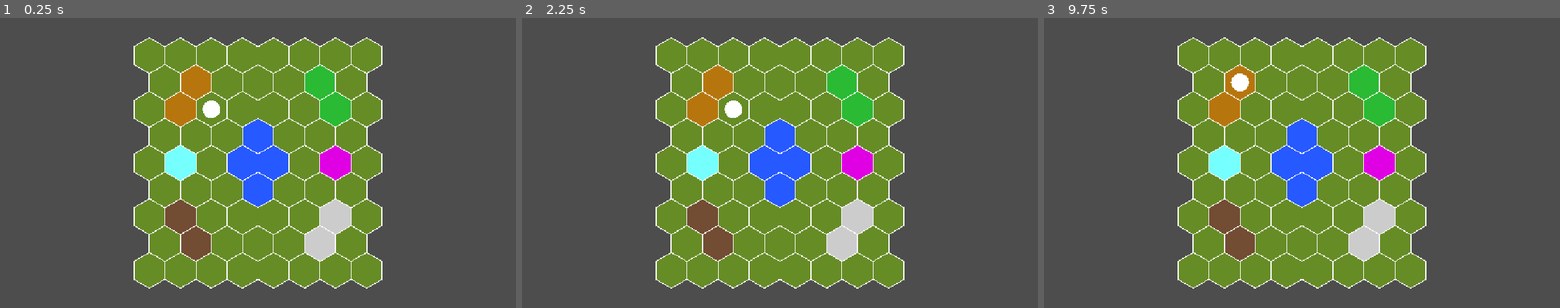
Above: before the commit, frames 1-3 (left to right).
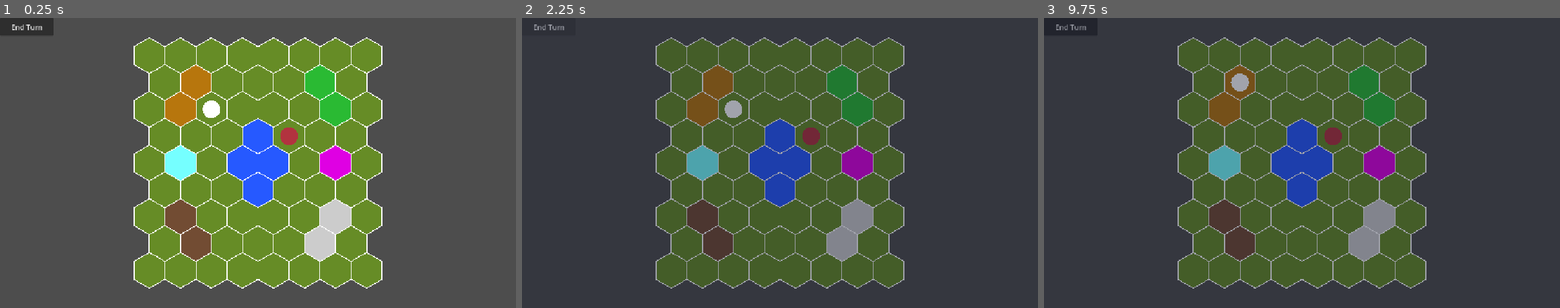
Above: after the commit, the same moments.

Repository: CookieZ0710/armello-lite
Game: Godot game, scene res://scenes/Main.tscn
Same seed, same stepped clock (60 frames per second), same inputs: the game is played once before the commit and once after it.
Inputs (mouse positions are in pixels of both pictures, inside the frame that each line leads up to):
- Up to frame 1 (0.25 s): no input
- Up to frame 2 (2.25 s): click (547, 26) at 0.5 s, where only the run after the commit has a clickable "End Turn"; click (547, 26) at 1.25 s, where only the run after the commit has a clickable "End Turn"; click (547, 26) at 2 s, where only the run after the commit has a clickable "End Turn"
- Up to frame 3 (9.75 s): tap Enter at 2.75, 4.25, 5.75 s; move the mouse to (1193, 55) at 2.77 s; click (1193, 55) at 2.92 s; tap Space at 3.5, 5, 6.5 s; move the mouse to (1224, 55) at 3.52 s; click (1224, 55) at 3.67 s; move the mouse to (1255, 55) at 4.27 s; click (1255, 55) at 4.42 s; move the mouse to (1286, 55) at 5.02 s; click (1286, 55) at 5.17 s; move the mouse to (1317, 55) at 5.77 s; click (1317, 55) at 5.92 s; move the mouse to (1348, 55) at 6.52 s; click (1348, 55) at 6.67 s; move the mouse to (1379, 55) at 7.27 s; click (1379, 55) at 7.42 s; move the mouse to (1410, 55) at 8.02 s; click (1410, 55) at 8.17 s; move the mouse to (1209, 81) at 8.77 s; click (1209, 81) at 8.92 s; move the mouse to (1240, 81) at 9.52 s; click (1240, 81) at 9.67 s

The runs differ from the first frame. In frame 1, 0.8% of the frame differs, in the area x 0-58%, y 0-44%; in frame 2, 39%; in frame 3, 39%, in the area x 0-75%, y 0-94%.

Commit message:
added turn end/night/placeholder bane

Diff:
--- /dev/null
+++ b/data/characters/placeholder_bane.tres
@@ -0,0 +1,11 @@
+[gd_resource type="Resource" script_class="CharacterData" format=3 uid="uid://ddjwvlwe0xqxc"]
+
+[ext_resource type="Script" uid="uid://c06efxbhxb5nc" path="res://scripts/data/character_data.gd" id="1_bnr2e"]
+
+[resource]
+script = ExtResource("1_bnr2e")
+fight = 4
+body = 4
+wits = 0
+spirit = 0
+metadata/_custom_type_script = "uid://c06efxbhxb5nc"
--- a/scenes/Main.tscn
+++ b/scenes/Main.tscn
@@ -4,3 +4,20 @@
 
 [node name="Main" type="Node2D" unique_id=1295409125]
 script = ExtResource("1_elqb8")
+
+[node name="CanvasLayer" type="CanvasLayer" parent="." unique_id=257339680]
+
+[node name="EndTurnButton" type="Button" parent="CanvasLayer" unique_id=1729141878]
+offset_right = 120.0
+offset_bottom = 40.0
+text = "End Turn"
+
+[node name="NightOverlay" type="ColorRect" parent="CanvasLayer" unique_id=396320373]
+visible = false
+anchors_preset = 15
+anchor_right = 1.0
+anchor_bottom = 1.0
+grow_horizontal = 2
+grow_vertical = 2
+mouse_filter = 2
+color = Color(0.0627451, 0.08235294, 0.16862746, 0.39215687)
--- /dev/null
+++ b/scenes/NPC.tscn
@@ -0,0 +1,8 @@
+[gd_scene format=3 uid="uid://bdsy34ryxkioh"]
+
+[ext_resource type="Script" uid="uid://ba1tkf7f73ome" path="res://scripts/entities/npc.gd" id="1_mhefn"]
+
+[node name="NPC" type="Area2D" unique_id=917090917]
+script = ExtResource("1_mhefn")
+
+[node name="Polygon2D" type="Polygon2D" parent="." unique_id=924562155]
--- /dev/null
+++ b/scripts/entities/npc.gd
@@ -0,0 +1,34 @@
+extends Area2D
+
+@export var character_data: CharacterData
+@export var radius: float = 20.0
+
+var current_health: int
+var max_health: int
+var fight: int
+
+func _ready() -> void:
+	var points = PackedVector2Array()
+
+	for i in range(20):
+		var angle = deg_to_rad(i * 360.0 / 20.0)
+		points.append(Vector2(cos(angle), sin (angle)) * radius)
+
+	$Polygon2D.polygon = points
+	$Polygon2D.color = Color(0.7, 0.2, 0.25)
+
+	initialize_character()
+
+func initialize_character() -> void:
+	if character_data == null:
+		push_warning("no shit bruh")
+		return
+
+	max_health = character_data.body
+	current_health = max_health
+	fight = character_data.fight
+
+	print("=== NPC Initialised ===")
+	print("Name: ", character_data.character_name)
+	print("Fight: ", fight)
+	print("Health: ", current_health, "/", max_health)
--- a/scripts/main.gd
+++ b/scripts/main.gd
@@ -1,7 +1,11 @@
 extends Node2D
 
+const PLAYER = preload("res://scenes/Player.tscn")
 const DEFAULT_HERO = preload("res://data/characters/default_hero.tres")
-const PLAYER = preload("res://scenes/Player.tscn")
+
+const NPC = preload("res://scenes/NPC.tscn")
+const BANE_DATA = preload("res://data/characters/placeholder_bane.tres")
+
 const HEX_TILE = preload("res://scenes/HexTile.tscn")
 const GRASS_DATA = preload("res://data/tiles/grass.tres")
 const FOREST_DATA = preload("res://data/tiles/forest.tres")
@@ -18,6 +22,7 @@
 var player								# player
 var player_coordinates = Vector2i(2, 2) # spawn point
 var hex_tiles = {}						# our map container
+var is_night: bool = false
 
 func _ready() -> void:
 	randomize()
@@ -25,8 +30,13 @@
 	generate_map()		# make hex tiles
 	center_map()		# check and move to mid of tiles
 
+	$CanvasLayer/EndTurnButton.pressed.connect(
+		_on_end_turn_button_pressed
+	)
+
 	player_coordinates = offset_to_axial(2, 2)
 	create_player()		# add player
+	spawn_bane()
 
 # take normal coord into logical use
 func offset_to_axial(col: int, row: int) -> Vector2i:
@@ -130,6 +140,22 @@
 	add_child(player)
 	player.position = hex_tiles[player_coordinates].position
 
+func spawn_bane() -> void:
+	var bane = NPC.instantiate()
+	bane.character_data = BANE_DATA
+
+	# Temporary spawn location, using the same
+	# offset coordinates as map generation.
+	var spawn_coordinates = offset_to_axial(4, 3)
+
+	if not hex_tiles.has(spawn_coordinates):
+		push_warning("Bane spawn tile does not exist!")
+		bane.free()
+		return
+
+	add_child(bane)
+	bane.position = hex_tiles[spawn_coordinates].position
+
 
 func move_player(new_coordinates):
 	var tile = hex_tiles[new_coordinates]
@@ -158,3 +184,14 @@
 
 	if clicked_coordinates in neighbors:
 		move_player(clicked_coordinates)
+
+func _on_end_turn_button_pressed() -> void:
+	player.reset_ap()
+
+	is_night = not is_night
+	$CanvasLayer/NightOverlay.visible = is_night
+
+	if is_night:
+		print("Night has fallen!")
+	else:
+		print("Day has begun!")
--- a/scripts/player.gd
+++ b/scripts/player.gd
@@ -7,7 +7,8 @@
 #Runtime stats
 var current_health: int
 var max_health: int
-var current_ap: int
+var max_ap: int = 30
+var current_ap: int = 0
 
 var gold: int = 0
 var mana: int = 0
@@ -20,10 +21,10 @@
 
 	for i in range(20):
 		var angle = deg_to_rad(i * 360.0 / 20.0)
-
 		points.append(Vector2(cos(angle), sin (angle)) * radius)
 
 	$Polygon2D.polygon = points
+
 	initialise_character()
 
 
@@ -34,7 +35,7 @@
 
 	max_health = character_data.body
 	current_health = max_health
-	current_ap = 30
+	current_ap = max_ap
 
 	print("=== Character Initialised ===")
 	print("Name: ", character_data.character_name)
@@ -63,3 +64,7 @@
 	current_ap -= amount
 	print("AP remaining: ", current_ap)
 	return true
+
+func reset_ap() -> void:
+	current_ap = max_ap
+	print("reset AP lmao. ", current_ap)
Not shown, added: scripts/entities/npc.gd.uid
